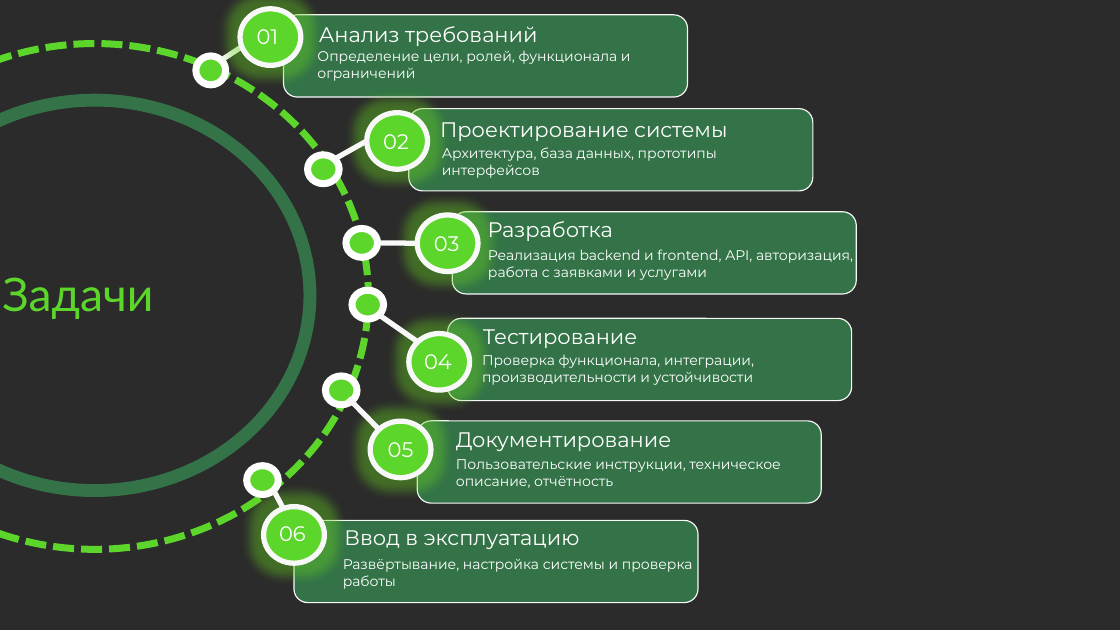
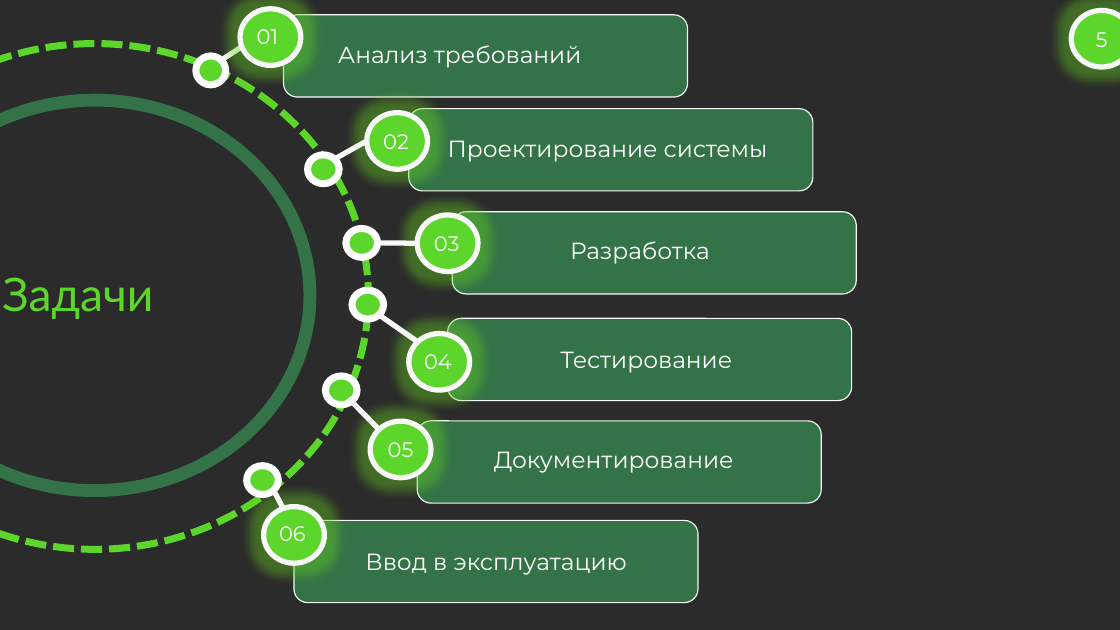
Before and after one commit to amadesya/CourseProject, a slide deck: slide 5 of Документация/Разработка подсистемы СмартФикс.pptx. Drawn at 1120x630 pixels with LibreOffice and Linux fonts; fonts in the diff are those of the drawing; background and template pictures are left out; a plain dark background stands for a picture behind light text. Boxes give left, top, right and bottom in pixels: in the first picture for what was removed or moved away, otherwise in the second. Text is boxed around its words. In the diff, an @@ line names an element or a change of style, - is before the commit and + after.

```diff
--- a/Документация/Разработка подсистемы СмартФикс.pptx
+++ b/Документация/Разработка подсистемы СмартФикс.pptx
@@ ellipse added at box(1071, 10, 1120, 66), fill #5DD62C, outline #F8F8F8 4.5 pt, 18 pt, text #FFFFFF @@
+5
@@ text removed at box(317, 51, 631, 81) @@
-Определение цели, ролей, функционала и ограничений
@@ text "Анализ требований": place and size @@
-text "Анализ требований" at box(319, 26, 538, 46)
+text "Анализ требований" at box(338, 45, 581, 68)
@@ size 18 to 20 pt in 6 elements at box(338, 45, 581, 68), box(365, 553, 626, 575), box(494, 451, 734, 473), box(560, 351, 732, 373), box(570, 241, 710, 264), box(448, 140, 768, 162) @@
@@ text "Проектирование системы": place and size @@
-text "Проектирование системы" at box(440, 122, 727, 141)
+text "Проектирование системы" at box(448, 140, 768, 162)
@@ text removed at box(442, 147, 717, 178) @@
-Архитектура, база данных, прототипы интерфейсов
@@ text "Разработка": place and size @@
-text "Разработка" at box(488, 221, 613, 241)
+text "Разработка" at box(570, 241, 710, 264)
@@ text removed at box(488, 249, 853, 280) @@
-Реализация backend и frontend, API, авторизация, работа с заявками и услугами
@@ text removed at box(482, 355, 754, 385) @@
-Проверка функционала, интеграции, производительности и устойчивости
@@ text "Тестирование": place and size @@
-text "Тестирование" at box(483, 329, 637, 348)
+text "Тестирование" at box(560, 351, 732, 373)
@@ text "Документирование": place and size @@
-text "Документирование" at box(456, 432, 671, 451)
+text "Документирование" at box(494, 451, 734, 473)
@@ text removed at box(456, 459, 780, 488) @@
-Пользовательские инструкции, техническое описание, отчётность
@@ text removed at box(343, 559, 693, 589) @@
-Развёртывание, настройка системы и проверка работы
@@ text "Ввод в эксплуатацию": place and size @@
-text "Ввод в эксплуатацию" at box(344, 530, 580, 549)
+text "Ввод в эксплуатацию" at box(365, 553, 626, 575)
```
Also in this commit, not shown: 8 other slides changed, 1 other file.
